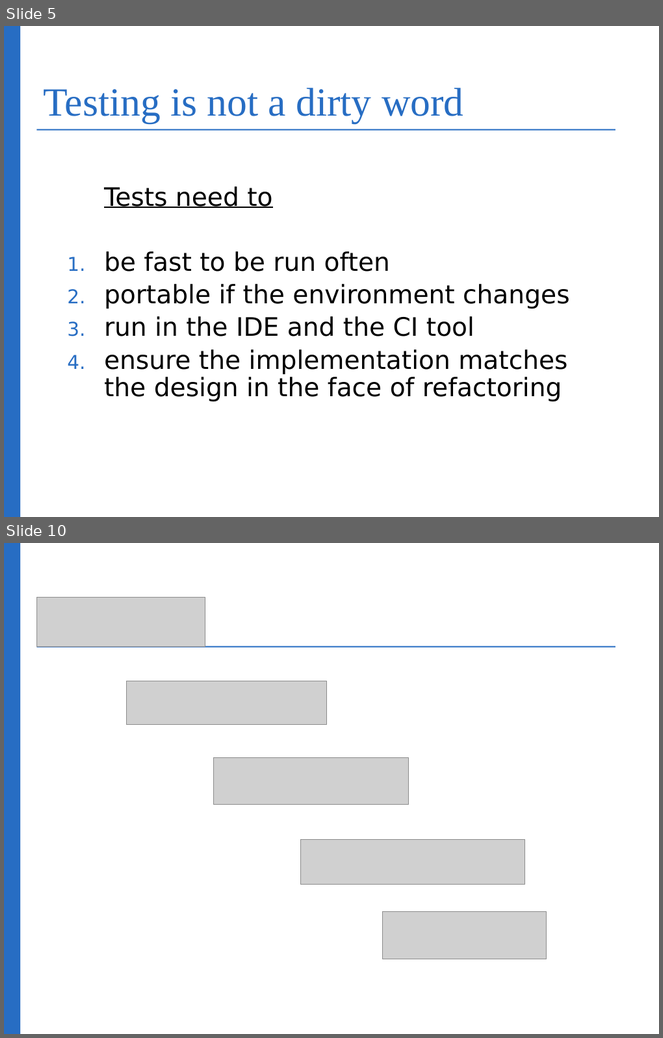
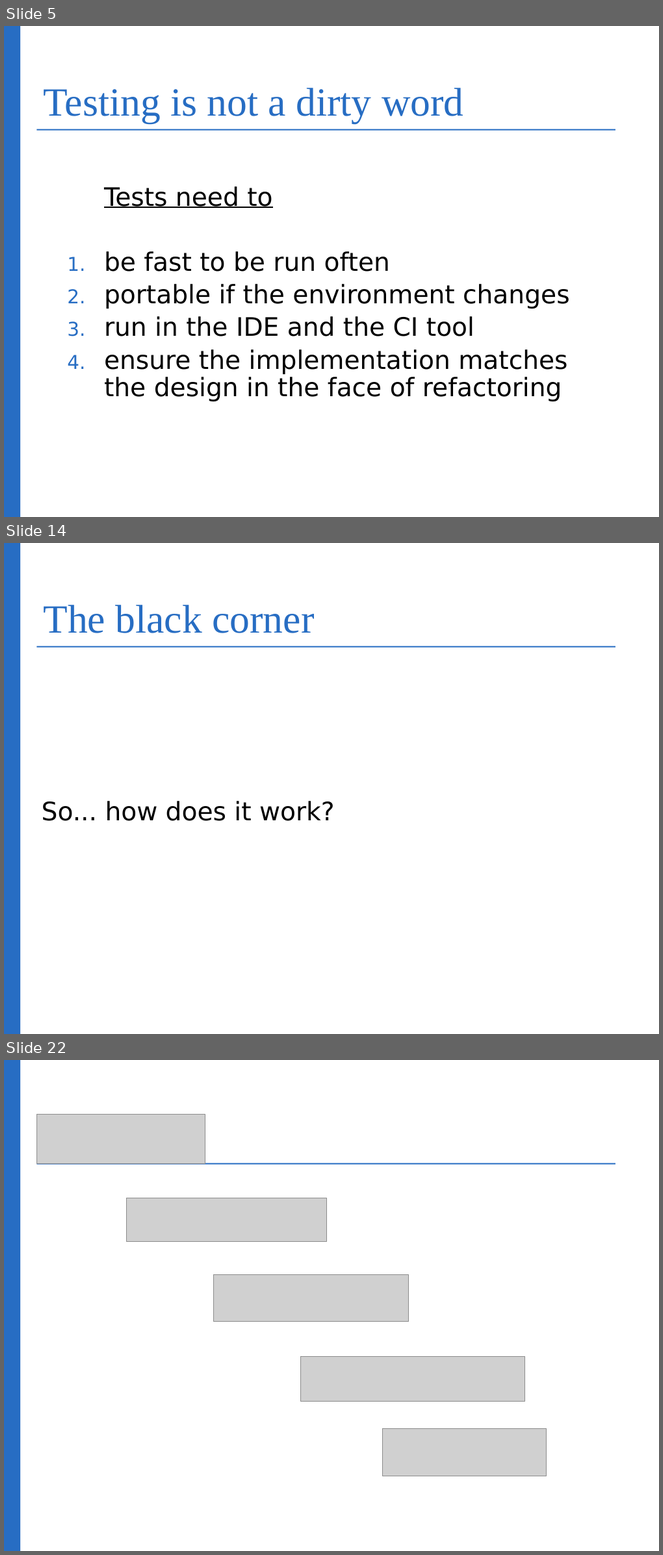
Before and after one commit to bognolo/workspace-arquillian-talk, a slide deck: IntroductionToArquillian.odp. Shown one above the other, each under a label of ours: slides 5 and 10 before the commit, slides 5, 14 and 22 after it; the slides between them are not shown. The pictures are 663x1038 and 663x1555 pixels, drawn with LibreOffice and Linux fonts; fonts in the diff are those of the drawing; grey boxes stand for pictures; background and template pictures are left out. Boxes give left, top, right and bottom in pixels: in the first picture for what was removed or moved away, otherwise in the second. Text is boxed around its words. In the diff, an @@ line names an element or a change of style, - is before the commit and + after.

```diff
--- a/IntroductionToArquillian.odp
+++ b/IntroductionToArquillian.odp
@@ slide 14 added at (4,543,659,1034), background #FFFFFF; not listed: 4 template elements that a slide beside it also shows @@
@@ title added at (43,605,314,633), 44 pt, text #276DC3 @@
+The black corner
@@ text added at (42,801,335,821), 28 pt, text #000000 @@
+So... how does it work?
@@ what was slide 10 is now slide 22 @@
```
Also in this commit, not shown: 3 slides changed, 12 other slides added, 1 slide removed.
